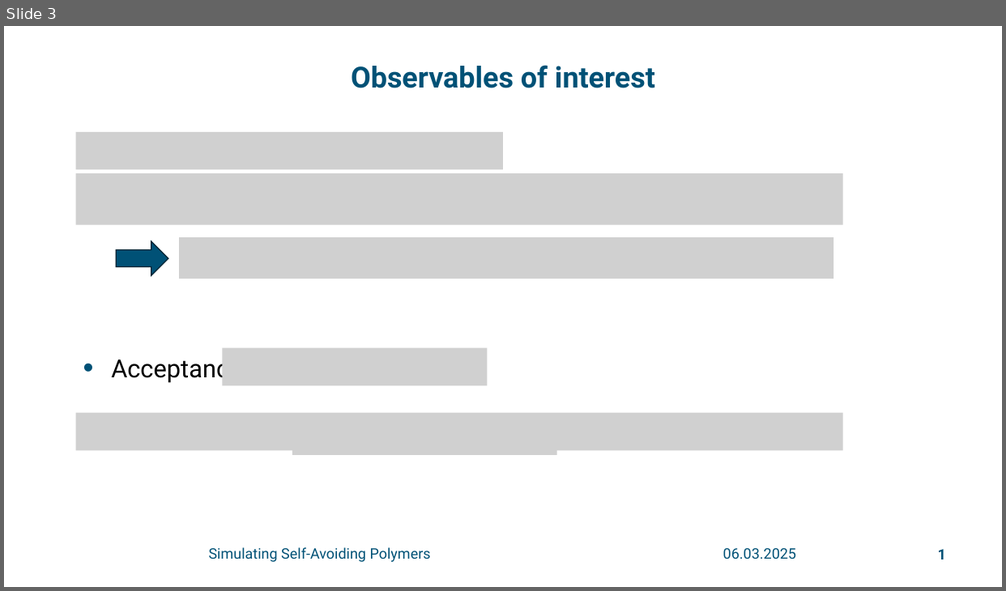
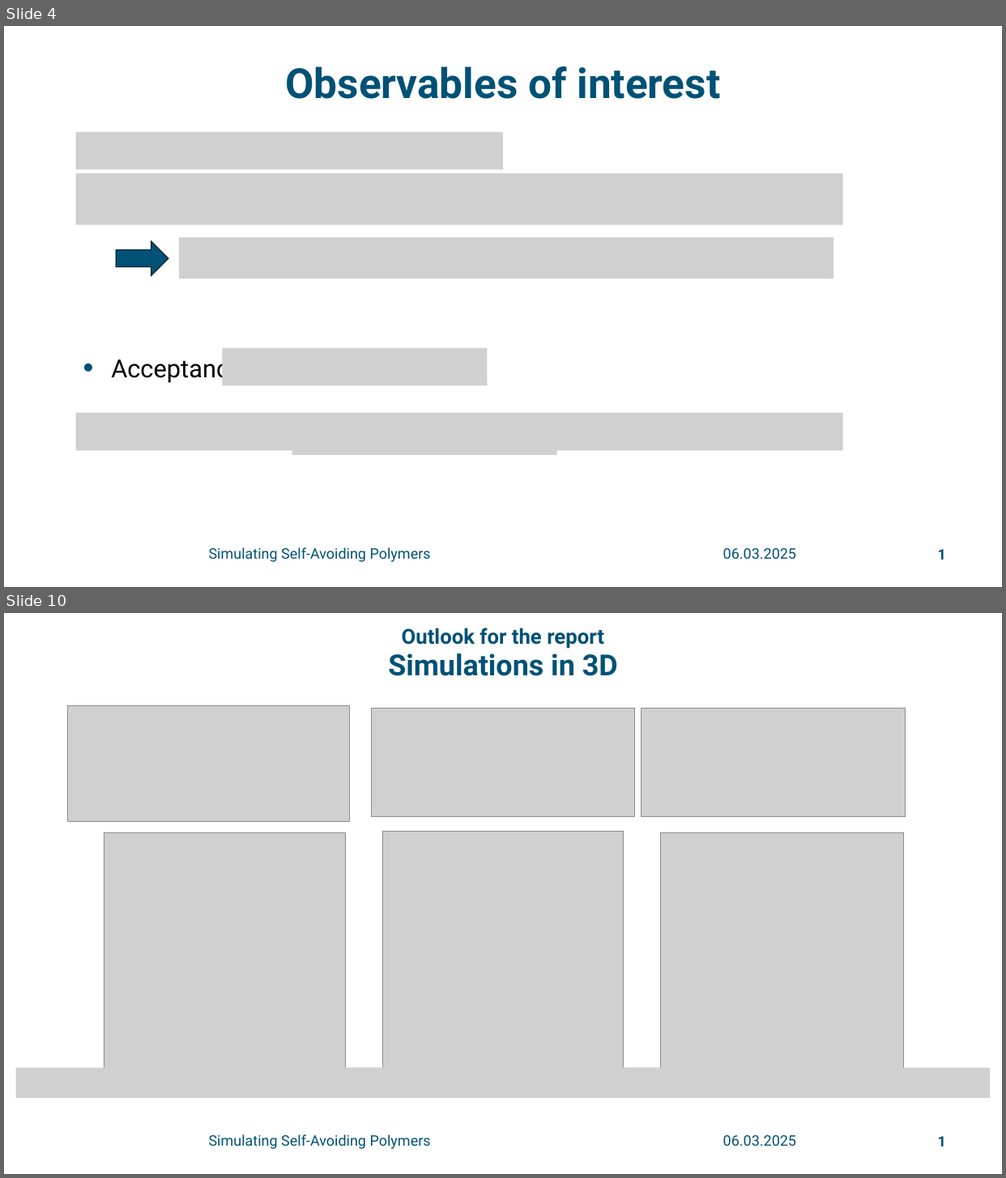
Before and after one commit to mandus24/ComputationalPhysics, a slide deck: polymer/polymer_powerpoint.pptx. Shown one above the other, each under a label of ours: slide 3 before the commit, slides 4 and 10 after it; the slides between them are not shown. The pictures are 1006x591 and 1006x1178 pixels, drawn with LibreOffice and Linux fonts; fonts in the diff are those of the drawing; grey boxes stand for pictures; background and template pictures are left out. Boxes give left, top, right and bottom in pixels: in the first picture for what was removed or moved away, otherwise in the second. Text is boxed around its words. In the diff, an @@ line names an element or a change of style, - is before the commit and + after.

```diff
--- a/polymer/polymer_powerpoint.pptx
+++ b/polymer/polymer_powerpoint.pptx
@@ slide 10 added at <box>4,613,1002,1174</box>, background #FFFFFF @@
@@ title added at <box>402,628,604,649</box>, 20 pt, text #005176, bold @@
+Outlook for the report
@@ text added at <box>388,653,618,676</box>, 28 pt, text #005176, bold @@
+Simulations in 3D
@@ picture added at <box>68,706,350,822</box> @@
@@ picture added at <box>371,708,635,816</box> @@
@@ picture added at <box>641,708,906,816</box> @@
@@ picture added at <box>104,833,345,1081</box> @@
@@ picture added at <box>383,832,624,1080</box> @@
@@ picture added at <box>661,833,904,1081</box> @@
@@ picture added at <box>16,1068,434,1098</box> @@
@@ picture added at <box>295,1068,712,1098</box> @@
@@ picture added at <box>573,1068,991,1098</box> @@
@@ text added at <box>209,1135,431,1149</box>, 14 pt, text #005176 @@
+Simulating Self-Avoiding Polymers
@@ text added at <box>723,1135,796,1146</box>, 14 pt, text #005176 @@
+06.03.2025
@@ text added at <box>938,1136,946,1147</box>, 14 pt, text #005176, bold @@
+1
@@ what was slide 3 is now slide 4 @@
@@ slide 4 changed as well @@
@@ title "Observables of interest" at <box>285,66,720,99</box>: size 28 to 40 pt @@
```
Also in this commit, not shown: 4 other slides changed, 6 other slides added.
